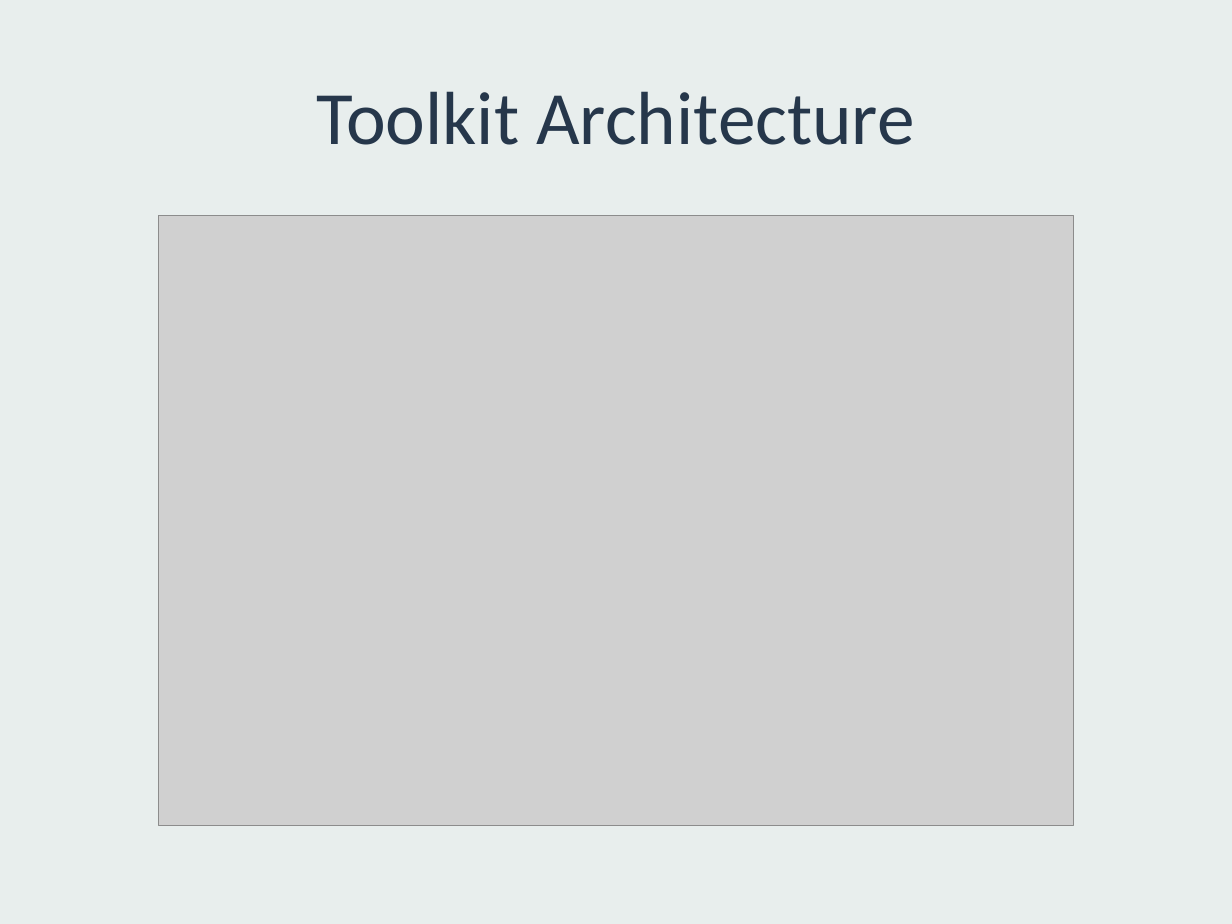
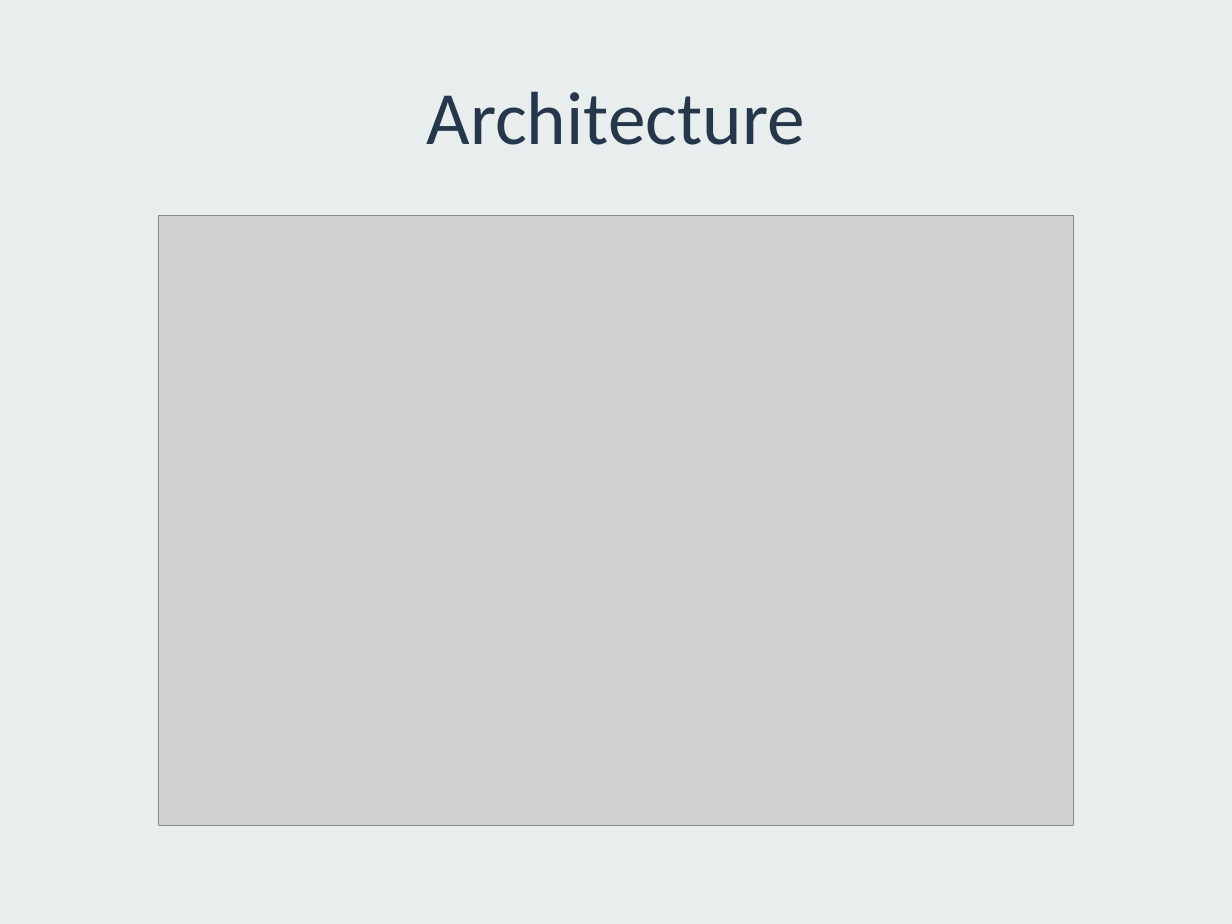
Before and after one commit to sarahjeansweeney/various_files, a slide deck: slide 3 of Presentations/BLC Networking Day 2016/BLCnetworkingDay2016.pptx. Drawn at 1232x924 pixels with LibreOffice and Linux fonts; fonts in the diff are those of the drawing; grey boxes stand for pictures. Boxes give left, top, right and bottom in pixels: in the first picture for what was removed or moved away, otherwise in the second. Text is boxed around its words. In the diff, an @@ line names an element or a change of style, - is before the commit and + after.

```diff
--- a/Presentations/BLC Networking Day 2016/BLCnetworkingDay2016.pptx
+++ b/Presentations/BLC Networking Day 2016/BLCnetworkingDay2016.pptx
@@ title at (427,91,805,145): text changed @@
-Toolkit Architecture
+Architecture
```
Also in this commit, not shown: 4 other slides changed.
